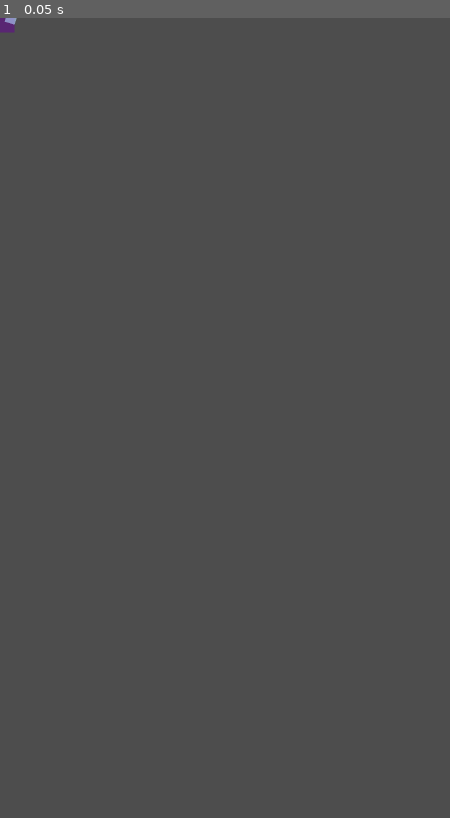
Above: before the commit, frame 1.
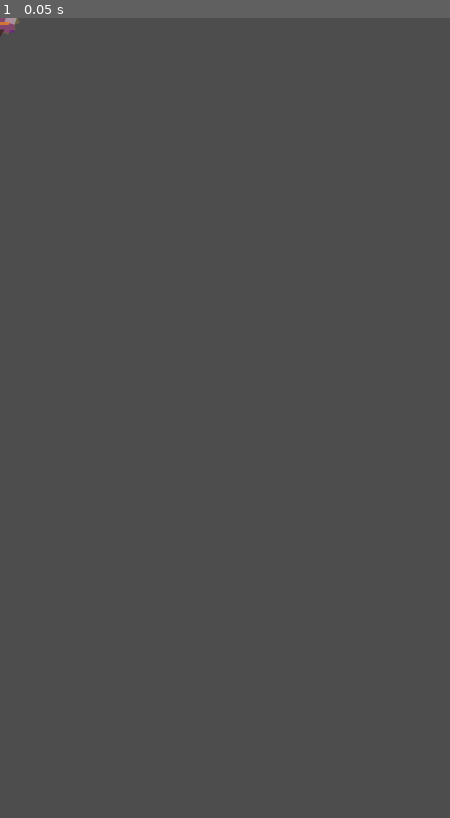
Above: after the commit, the same moment.

Repository: Zhanghc177/gametest
Game: Godot game, scene res://scenes/boss_wasp.tscn
Two runs of this game, one before a commit and one after it. Both use one fixed random seed, a clock stepped at 60 frames per second and the inputs below. This scene is started directly instead of the project's main scene.
Inputs:
- Up to frame 1 (0.05 s): no input

The runs differ from the first frame. In frame 1, less than 0.1% of the frame differs, in the area x 0-5%, y 0-3%.

Commit message:
fix: improve boss telegraphs and pacing

Diff:
--- a/scripts/boss_wasp.gd
+++ b/scripts/boss_wasp.gd
@@ -8,11 +8,16 @@
 const HP_MAX: float = 500.0
 const ATK: float = 35.0
 const SPEED: float = 120.0
+const ATTACK_RANGE: float = 92.0
+const ATTACK_WINDUP: float = 0.65
+const ATTACK_COOLDOWN_BASE: float = 3.2
+const ATTACK_COOLDOWN_PHASE_STEP: float = 0.25
 
 ## 冲刺参数
-const DASH_SPEED: float = 400.0
-const DASH_DURATION: float = 0.6
-const DASH_COOLDOWN: float = 3.0
+const DASH_SPEED: float = 360.0
+const DASH_DURATION: float = 0.55
+const DASH_WINDUP: float = 0.8
+const DASH_COOLDOWN: float = 5.5
 
 ## 毒针参数
 const POISON_DAMAGE: float = 8.0
@@ -28,9 +33,12 @@
 var is_attacking: bool = false
 var attack_timer: float = 0.0
 var attack_cooldown: float = 0.0
+var attack_target_pos: Vector2 = Vector2.ZERO
 
 var is_dashing: bool = false
+var is_dash_winding_up: bool = false
 var dash_timer: float = 0.0
+var dash_windup_timer: float = 0.0
 var dash_cooldown: float = 0.0
 var dash_direction: Vector2 = Vector2.ZERO
 
@@ -47,6 +55,9 @@
 
 var player: Node2D = null
 var main: Node = null
+var melee_warning: Polygon2D = null
+var dash_warning: Polygon2D = null
+var style_nodes: Array[Node] = []
 
 signal boss_died()
 
@@ -57,17 +68,19 @@
 	warning_sprite.visible = false
 	add_to_group("boss")
 	add_to_group("enemies")
+	_apply_visual_style()
 
 	main = get_tree().get_first_node_in_group("main")
 	player = get_tree().get_first_node_in_group("player")
 
 	# 随机选择初始攻击模式
-	attack_cooldown = randf_range(1.0, 2.0)
+	attack_cooldown = randf_range(2.0, 3.2)
 
 func _physics_process(delta: float) -> void:
 	if main and main.get("game_running") == false:
 		velocity = Vector2.ZERO
 		warning_sprite.visible = false
+		_clear_attack_warnings()
 		return
 
 	if invincible > 0:
@@ -88,7 +101,9 @@
 	update_phase()
 
 	# 处理冲刺
-	if is_dashing:
+	if is_dash_winding_up:
+		process_dash_windup(delta)
+	elif is_dashing:
 		process_dash(delta)
 	elif dash_cooldown > 0:
 		dash_cooldown -= delta
@@ -98,7 +113,7 @@
 		process_poison(delta)
 
 	# 普通攻击逻辑
-	if not is_dashing:
+	if not is_dashing and not is_dash_winding_up:
 		process_normal_attack(delta)
 
 	# 召唤冷却
@@ -106,14 +121,11 @@
 		summon_cooldown -= delta
 
 	# 更新警告动画
-	if is_dashing:
-		warning_sprite.visible = true
-		rotation = dash_direction.angle()
-	else:
-		warning_sprite.visible = false
+	warning_sprite.visible = false
 
 	# 面向玩家
-	look_at(player.global_position)
+	if not is_dashing:
+		look_at(player.global_position)
 
 func update_phase() -> void:
 	var hp_ratio = hp / HP_MAX
@@ -141,41 +153,74 @@
 		is_dashing = false
 		dash_cooldown = DASH_COOLDOWN
 		invincible = 0.3
+		_clear_dash_warning()
+
+func process_dash_windup(delta: float) -> void:
+	dash_windup_timer -= delta
+	if player and is_instance_valid(player):
+		dash_direction = (player.global_position - global_position).normalized()
+	_update_dash_warning()
+	if dash_windup_timer <= 0:
+		is_dash_winding_up = false
+		is_dashing = true
+		dash_timer = DASH_DURATION
+		invincible = 0.2
+		spawn_dash_wind_effect()
 
 func process_normal_attack(delta: float) -> void:
 	var dist_to_player = global_position.distance_to(player.global_position)
 
 	# 阶段2: 更频繁冲刺
-	if phase >= 2 and dash_cooldown <= 0 and dist_to_player < 300:
-		start_dash()
-		return
-
-	# 普通追击
-	var dir = (player.global_position - global_position).normalized()
-	global_position += dir * SPEED * delta * 0.5
+	if phase >= 2 and dash_cooldown <= 0 and dist_to_player < 340:
+		start_dash_windup()
+		return
+
+	if is_attacking:
+		process_attack_windup(delta)
+		return
+
+	# 普通追击，保留一点距离让预警更清楚
+	if dist_to_player > ATTACK_RANGE * 0.72:
+		var dir = (player.global_position - global_position).normalized()
+		global_position += dir * SPEED * delta * 0.45
 
 	# 普通攻击
-	if attack_cooldown <= 0 and dist_to_player < 80:
-		perform_attack()
+	if attack_cooldown <= 0 and dist_to_player < ATTACK_RANGE:
+		start_attack_windup()
 
 	if attack_cooldown > 0:
 		attack_cooldown -= delta
 
-func start_dash() -> void:
-	is_dashing = true
-	dash_timer = DASH_DURATION
+func start_dash_windup() -> void:
+	is_dash_winding_up = true
+	dash_windup_timer = DASH_WINDUP
 	dash_direction = (player.global_position - global_position).normalized()
-	invincible = 0.2
-	spawn_dash_wind_effect()
+	_update_dash_warning()
+
+func start_attack_windup() -> void:
+	is_attacking = true
+	attack_timer = ATTACK_WINDUP
+	attack_target_pos = player.global_position
+	_update_melee_warning()
+
+func process_attack_windup(delta: float) -> void:
+	attack_timer -= delta
+	if player and is_instance_valid(player):
+		attack_target_pos = player.global_position
+	_update_melee_warning()
+	if attack_timer <= 0:
+		perform_attack()
 
 func perform_attack() -> void:
-	attack_cooldown = 2.0 - (phase - 1) * 0.3  # 阶段越高攻击越快
+	is_attacking = false
+	attack_cooldown = max(2.4, ATTACK_COOLDOWN_BASE - (phase - 1) * ATTACK_COOLDOWN_PHASE_STEP)
+	_clear_melee_warning()
 
 	var dist_to_player = global_position.distance_to(player.global_position)
-	if dist_to_player < 80:
+	if dist_to_player < ATTACK_RANGE:
 		# 普通攻击
 		player.take_damage(ATK)
-		spawn_hit_effect()
+		spawn_hit_effect(player.global_position)
 
 	# 30%概率发射毒针
 	if randf() < 0.3:
@@ -198,9 +243,25 @@
 	collision.shape = shape
 	needle.add_child(collision)
 
-	var sprite = Sprite2D.new()
-	sprite.modulate = Color(0.3, 0.8, 0.3, 0.8)
-	needle.add_child(sprite)
+	var body = Polygon2D.new()
+	body.polygon = PackedVector2Array([
+		Vector2(16, 0),
+		Vector2(-8, -5),
+		Vector2(-4, 0),
+		Vector2(-8, 5)
+	])
+	body.color = Color(0.55, 1.0, 0.28, 0.95)
+	needle.add_child(body)
+
+	var glow = Polygon2D.new()
+	glow.polygon = PackedVector2Array([
+		Vector2(22, 0),
+		Vector2(-12, -10),
+		Vector2(-8, 0),
+		Vector2(-12, 10)
+	])
+	glow.color = Color(0.2, 1.0, 0.35, 0.28)
+	needle.add_child(glow)
 
 	needle.global_position = global_position
 	needle.add_to_group("poison_needle")
@@ -210,10 +271,12 @@
 	# 飞向玩家
 	var _dir = (player.global_position - global_position).normalized()
 	var target_pos = player.global_position
-
-	var tween = create_tween()
+	needle.rotation = _dir.angle()
+	spawn_poison_target_warning(target_pos)
+
+	var tween = needle.create_tween()
 	tween.set_parallel(true)
-	tween.tween_property(needle, "global_position", target_pos, 0.4)
+	tween.tween_property(needle, "global_position", target_pos, 0.65)
 	tween.set_ease(Tween.EASE_IN)
 	tween.chain().tween_callback(func(): apply_poison(needle, target_pos))
 
@@ -221,13 +284,36 @@
 	play_sound("poison_shot")
 
 func apply_poison(needle: Area2D, target_pos: Vector2) -> void:
-	needle.queue_free()
+	if is_instance_valid(needle):
+		needle.queue_free()
 
 	# 检查玩家是否还在目标位置附近
 	if player == null:
 		return
 	if player.global_position.distance_to(target_pos) < 50:
 		start_poison(player)
+
+func spawn_poison_target_warning(target_pos: Vector2) -> void:
+	var marker = Polygon2D.new()
+	var points = PackedVector2Array()
+	for i in range(24):
+		var angle = TAU * i / 24
+		var radius = 44.0 if i % 2 == 0 else 34.0
+		points.append(Vector2(cos(angle), sin(angle)) * radius)
+	marker.polygon = points
+	marker.color = Color(0.28, 1.0, 0.22, 0.22)
+	marker.global_position = target_pos
+	marker.add_to_group("battle_effects")
+	get_tree().root.add_child(marker)
+
+	var tween = marker.create_tween()
+	tween.set_parallel(true)
+	tween.tween_property(marker, "scale", Vector2(0.55, 0.55), 0.65)
+	tween.tween_property(marker, "modulate:a", 0.0, 0.65)
+	tween.chain().tween_callback(func() -> void:
+		if is_instance_valid(marker):
+			marker.queue_free()
+	)
 
 func start_poison(target: Node2D) -> void:
 	is_poisoning = true
@@ -358,23 +444,81 @@
 			resource.add_to_group("battle_effects")
 			get_tree().root.add_child(resource)
 
-func spawn_hit_effect() -> void:
+func _update_melee_warning() -> void:
+	if not melee_warning or not is_instance_valid(melee_warning):
+		melee_warning = Polygon2D.new()
+		melee_warning.add_to_group("battle_effects")
+		get_tree().root.add_child(melee_warning)
+
+	var points = PackedVector2Array()
+	for i in range(36):
+		var angle = TAU * i / 36
+		var radius = ATTACK_RANGE if i % 2 == 0 else ATTACK_RANGE * 0.82
+		points.append(Vector2(cos(angle), sin(angle)) * radius)
+	melee_warning.polygon = points
+	melee_warning.global_position = global_position
+	var pulse = 0.45 + 0.25 * sin(Time.get_ticks_msec() / 80.0)
+	melee_warning.color = Color(1.0, 0.24, 0.08, pulse)
+
+func _clear_melee_warning() -> void:
+	if melee_warning and is_instance_valid(melee_warning):
+		melee_warning.queue_free()
+	melee_warning = null
+
+func _update_dash_warning() -> void:
+	if dash_direction == Vector2.ZERO:
+		return
+	if not dash_warning or not is_instance_valid(dash_warning):
+		dash_warning = Polygon2D.new()
+		dash_warning.add_to_group("battle_effects")
+		get_tree().root.add_child(dash_warning)
+	var length = DASH_SPEED * DASH_DURATION + 85.0
+	var width = 58.0
+	dash_warning.polygon = PackedVector2Array([
+		Vector2(0, -width * 0.5),
+		Vector2(length, -width * 0.5),
+		Vector2(length + 36, 0),
+		Vector2(length, width * 0.5),
+		Vector2(0, width * 0.5)
+	])
+	dash_warning.global_position = global_position
+	dash_warning.rotation = dash_direction.angle()
+	var warning_alpha = 0.28 + 0.18 * sin(Time.get_ticks_msec() / 70.0)
+	dash_warning.color = Color(1.0, 0.16, 0.08, warning_alpha)
+
+func _clear_dash_warning() -> void:
+	if dash_warning and is_instance_valid(dash_warning):
+		dash_warning.queue_free()
+	dash_warning = null
+
+func _clear_attack_warnings() -> void:
+	_clear_melee_warning()
+	_clear_dash_warning()
+
+func spawn_hit_effect(pos: Vector2 = Vector2.INF) -> void:
 	var effect = Polygon2D.new()
 	var points = PackedVector2Array([
-		Vector2(-8, -8), Vector2(8, -8),
-		Vector2(8, 8), Vector2(-8, 8)
+		Vector2(0, -18), Vector2(8, -6),
+		Vector2(22, -4), Vector2(10, 5),
+		Vector2(14, 20), Vector2(0, 10),
+		Vector2(-14, 20), Vector2(-10, 5),
+		Vector2(-22, -4), Vector2(-8, -6)
 	])
 	effect.polygon = points
-	effect.color = Color(1.0, 0.5, 0.0, 0.8)
-	effect.global_position = global_position
+	effect.color = Color(1.0, 0.72, 0.22, 0.88)
+	effect.global_position = global_position if pos == Vector2.INF else pos
 	effect.add_to_group("battle_effects")
 	get_tree().root.add_child(effect)
 
-	var tween = create_tween()
+	var tween = effect.create_tween()
 	tween.set_parallel(true)
-	tween.tween_property(effect, "scale", Vector2(2.0, 2.0), 0.15)
-	tween.chain().tween_property(effect, "modulate:a", 0.0, 0.1)
-	tween.chain().tween_callback(effect.queue_free)
+	tween.tween_property(effect, "scale", Vector2(2.4, 2.4), 0.18)
+	tween.tween_property(effect, "rotation", randf_range(-0.7, 0.7), 0.18)
+	tween.chain().tween_property(effect, "modulate:a", 0.0, 0.12)
+	tween.chain().tween_callback(func() -> void:
+		if is_instance_valid(effect):
+			effect.queue_free()
+	)
 
 func spawn_phase_change_effect() -> void:
 	# 阶段转换时发出冲击波
@@ -444,6 +588,57 @@
 		tween.set_ease(Tween.EASE_IN)
 		tween.chain().tween_property(rune, "modulate:a", 0.0, 0.2)
 		tween.chain().tween_callback(rune.queue_free)
+
+func _apply_visual_style() -> void:
+	var body = get_node_or_null("Body")
+	var head = get_node_or_null("Head")
+	var wings = get_node_or_null("Wings")
+	var wings2 = get_node_or_null("Wings2")
+	var eyes = get_node_or_null("Eyes")
+	var eyes2 = get_node_or_null("Eyes2")
+	if body:
+		body.color = Color(0.42, 0.18, 0.48, 1.0)
+	if head:
+		head.color = Color(0.30, 0.09, 0.34, 1.0)
+	if wings:
+		wings.color = Color(0.82, 0.92, 1.0, 0.46)
+	if wings2:
+		wings2.color = Color(0.82, 0.92, 1.0, 0.46)
+	if eyes:
+		eyes.color = Color(1.0, 0.78, 0.12, 1.0)
+	if eyes2:
+		eyes2.color = Color(1.0, 0.78, 0.12, 1.0)
+
+	_add_style_polygon("ThoraxStripeA", PackedVector2Array([
+		Vector2(-28, -8), Vector2(28, -8), Vector2(24, -2), Vector2(-24, -2)
+	]), Color(0.95, 0.66, 0.18, 0.78), Vector2.ZERO)
+	_add_style_polygon("ThoraxStripeB", PackedVector2Array([
+		Vector2(-25, 10), Vector2(25, 10), Vector2(20, 17), Vector2(-20, 17)
+	]), Color(0.95, 0.50, 0.12, 0.72), Vector2.ZERO)
+	_add_style_polygon("Stinger", PackedVector2Array([
+		Vector2(0, 46), Vector2(-11, 28), Vector2(11, 28)
+	]), Color(0.13, 0.06, 0.18, 1.0), Vector2.ZERO)
+	_add_style_polygon("CrownGlow", _make_ring_points(52.0, 44.0, 32), Color(0.95, 0.72, 0.18, 0.18), Vector2(0, -8))
+
+func _add_style_polygon(node_name: String, points: PackedVector2Array, color: Color, pos: Vector2) -> void:
+	if has_node(node_name):
+		return
+	var poly = Polygon2D.new()
+	poly.name = node_name
+	poly.polygon = points
+	poly.color = color
+	poly.position = pos
+	poly.z_index = 3
+	add_child(poly)
+	style_nodes.append(poly)
+
+func _make_ring_points(outer_radius: float, inner_radius: float, segments: int) -> PackedVector2Array:
+	var points = PackedVector2Array()
+	for i in range(segments):
+		var angle = TAU * i / segments
+		var radius = outer_radius if i % 2 == 0 else inner_radius
+		points.append(Vector2(cos(angle), sin(angle)) * radius)
+	return points
 
 func spawn_death_effect() -> void:
 	# 爆炸效果
